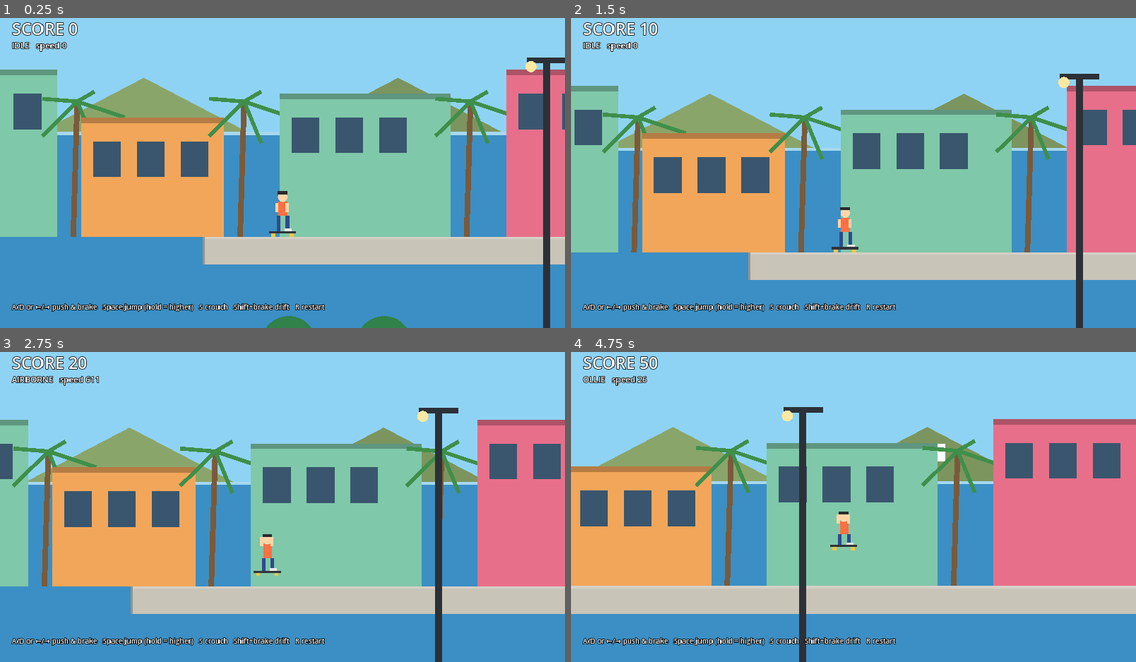
Above: before the commit, frames 1-4 (two rows, left to right).
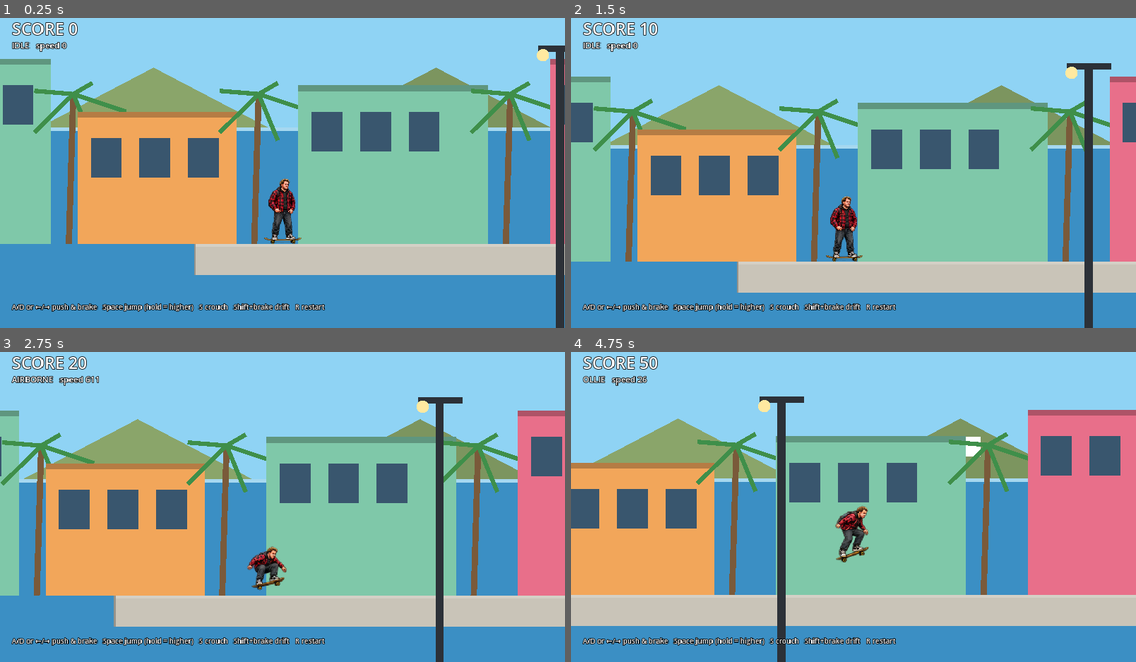
Above: after the commit, the same moments.

Repository: dreamscapestudios2024-alt/ethans-street-odyssey
Game: Godot game, scene res://scenes/levels/venice_beach/venice_beach.tscn
Same seed, same stepped clock (60 frames per second), same inputs: the game is played once before the commit and once after it.
Inputs:
- Up to frame 1 (0.25 s): no input
- Up to frame 2 (1.5 s): hold Right 0.53-1.28 s; hold S (crouch) 0.53-1.28 s; tap Space (jump) at 0.77, 1.07 s; tap Shift (drift) at 0.8, 1.35 s; hold A (brake) from 1.28 s (still down)
- Up to frame 3 (2.75 s): tap Space (jump) at 1.52, 1.82, 2.3 s; tap D (push) at 1.55 s; release A (brake) at 2.03 s; hold Right from 2.03 s (still down); hold D (push) from 2.03 s (still down)
- Up to frame 4 (4.75 s): release Right at 2.78 s; release D (push) at 2.78 s; hold W 2.78-3.53 s; tap Space (jump) at 2.85, 3.02, 3.32, 3.77, 4.07, 4.52 s; tap S (crouch) at 3.05 s; hold S (crouch) 3.53-4.28 s; hold Left from 3.53 s (still down); tap Shift (drift) at 3.8, 4.35 s; tap D (push) at 4.55 s

The runs differ from the first frame. In frame 1, 29% of the frame differs, in the area x 0-100%, y 8-100%; in frame 2, 28%; in frame 3, 27%; in frame 4, 26%.

Commit message:
Use Ethan's production sprite frames cut from the provided animation sheets
Adds tools/extract_ethan_frames.py (isolates frames, removes labels/dividers, aligns board contact point, normalises scale) and the generated frames.

Co-Authored-By: Claude Sonnet 5.5 <noreply@anthropic.com>
Claude-Session: https://claude.ai/code/session_01UYcGXAGobCZKyFR9tjkfFS

Diff:
--- a/scripts/gameplay/venice_beach.gd
+++ b/scripts/gameplay/venice_beach.gd
@@ -33,7 +33,7 @@
 	camera = FollowCamera.new()
 	camera.name = "FollowCamera"
 	camera.target = ethan
-	camera.zoom = Vector2(1.35, 1.35)
+	camera.zoom = Vector2(1.5, 1.5)
 	add_child(camera)
 	camera.make_current()
 	camera.snap_to_target()
--- a/scripts/player/ethan.gd
+++ b/scripts/player/ethan.gd
@@ -18,6 +18,8 @@
 signal fell(reason: String)
 signal recovered
 
+@export_group("Visuals")
+@export var sprite_scale: float = 0.95  ## scales production art to fit the 110px collision body
 @export_group("Ground")
 @export var max_speed: float = 900.0
 @export var push_accel: float = 520.0
@@ -91,7 +93,8 @@
 	sprite.sprite_frames = PlaceholderFrames.build()
 	var tex := sprite.sprite_frames.get_frame_texture("idle", 0)
 	sprite.centered = true
-	sprite.offset = Vector2(0, -tex.get_height() * 0.5)  # sprite bottom == origin
+	sprite.scale = Vector2(sprite_scale, sprite_scale)
+	sprite.offset = Vector2(0, -tex.get_height() * 0.5)  # sprite bottom == origin (feet)
 	sprite.play("idle")
 
 # --- Public API --------------------------------------------------------------
--- a/scripts/player/placeholder_frames.gd
+++ b/scripts/player/placeholder_frames.gd
@@ -6,11 +6,11 @@
 ## animation automatically. See docs/asset_specifications.md.
 
 const ANIMATIONS := {
-	# name: [frame_count, fps, loop]
-	"idle": [2, 3.0, true], "push": [4, 8.0, true], "cruise": [2, 5.0, true],
-	"speed": [2, 8.0, true], "brake": [2, 6.0, true], "drift": [2, 6.0, true],
-	"crouch": [1, 1.0, true], "jump": [2, 6.0, false], "airborne": [2, 4.0, true],
-	"landing": [1, 1.0, false], "grind": [2, 6.0, true], "fall": [3, 6.0, false],
+	# name: [placeholder_frame_count, fps, loop]  (production PNG count may differ)
+	"idle": [2, 4.0, true], "push": [4, 12.0, true], "cruise": [2, 8.0, true],
+	"speed": [2, 12.0, true], "brake": [2, 10.0, true], "drift": [2, 10.0, true],
+	"crouch": [1, 8.0, false], "jump": [2, 12.0, false], "airborne": [2, 6.0, true],
+	"landing": [1, 14.0, false], "grind": [2, 8.0, true], "fall": [3, 8.0, false],
 }
 const ASSET_DIR := "res://assets/characters/ethan/"
 const FRAME_SIZE := Vector2i(128, 128)  ## placeholder only; production art may differ
Binary file added: assets/characters/ethan/airborne_00.png
Not shown, added: assets/characters/ethan/airborne_00.png.import
Binary file added: assets/characters/ethan/airborne_01.png
Not shown, added: assets/characters/ethan/airborne_01.png.import
Binary file added: assets/characters/ethan/brake_00.png
Not shown, added: assets/characters/ethan/brake_00.png.import
Binary file added: assets/characters/ethan/brake_01.png
Not shown, added: assets/characters/ethan/brake_01.png.import
Binary file added: assets/characters/ethan/brake_02.png
Not shown, added: assets/characters/ethan/brake_02.png.import
Binary file added: assets/characters/ethan/brake_03.png
Not shown, added: assets/characters/ethan/brake_03.png.import
(and 136 more such lines)
